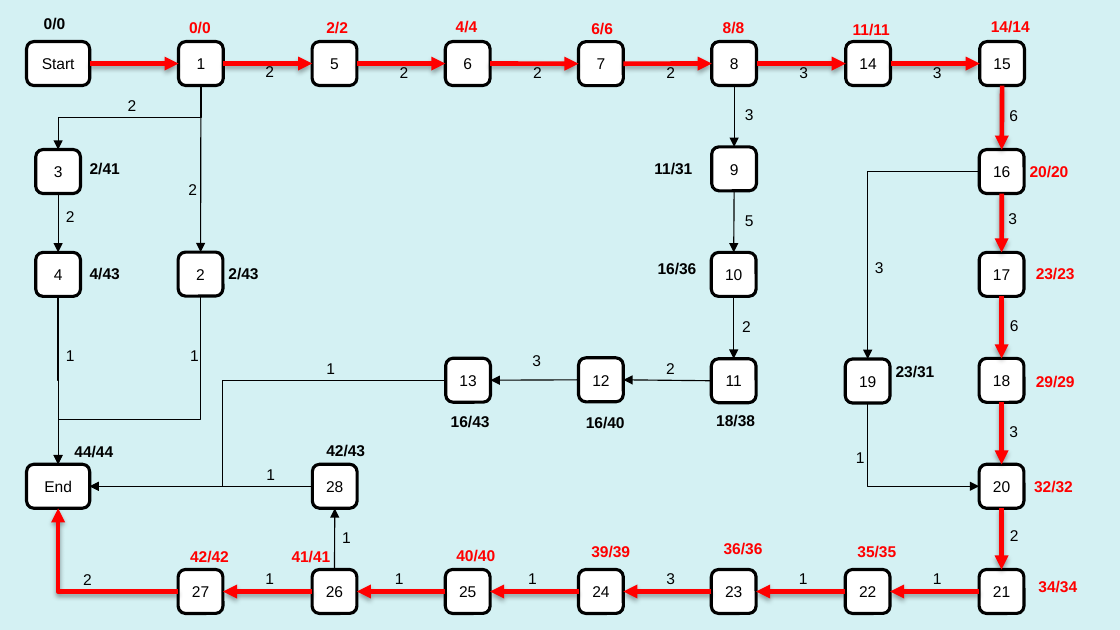
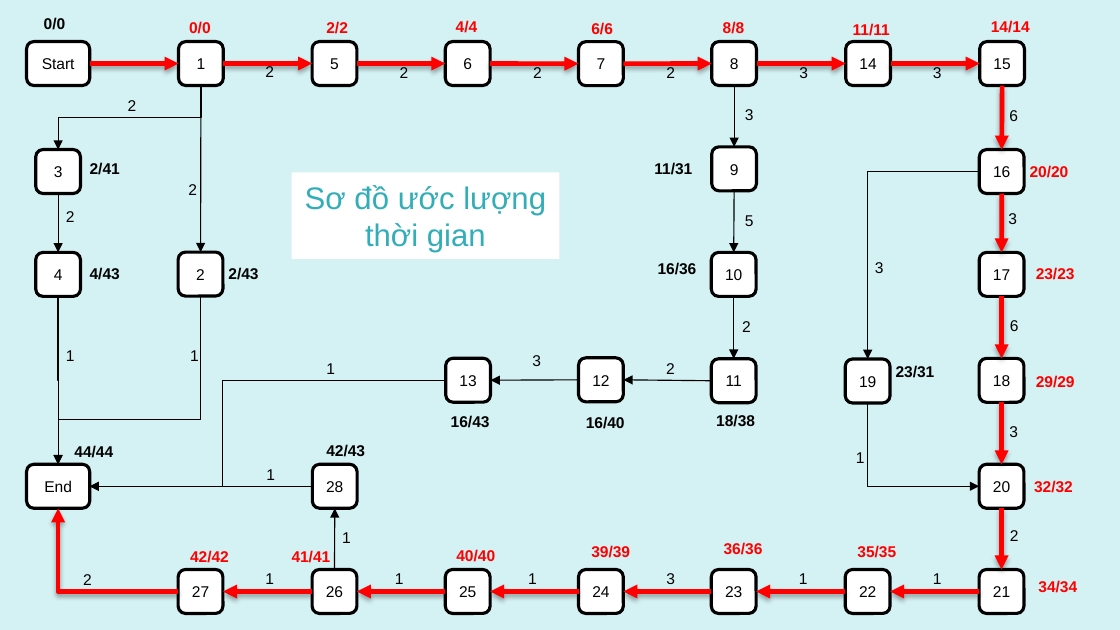
Before and after one commit to bapnam/DoAn_QTTinHoc, a slide deck: slide 11 of Nhom07/BaoCao.pptx. Drawn at 1120x630 pixels with LibreOffice and Linux fonts; fonts in the diff are those of the drawing. Boxes give left, top, right and bottom in pixels: in the first picture for what was removed or moved away, otherwise in the second. Text is boxed around its words. In the diff, an @@ line names an element or a change of style, - is before the commit and + after.

```diff
--- a/Nhom07/BaoCao.pptx
+++ b/Nhom07/BaoCao.pptx
@@ rectangle added at bbox=[291, 172, 559, 259], fill #FFFFFF, 20 pt, text #32AEB8 @@
+Sơ đồ ước lượng thời gian
```
Also in this commit, not shown: 9 other slides changed, 1 slide added, 4 other files.
